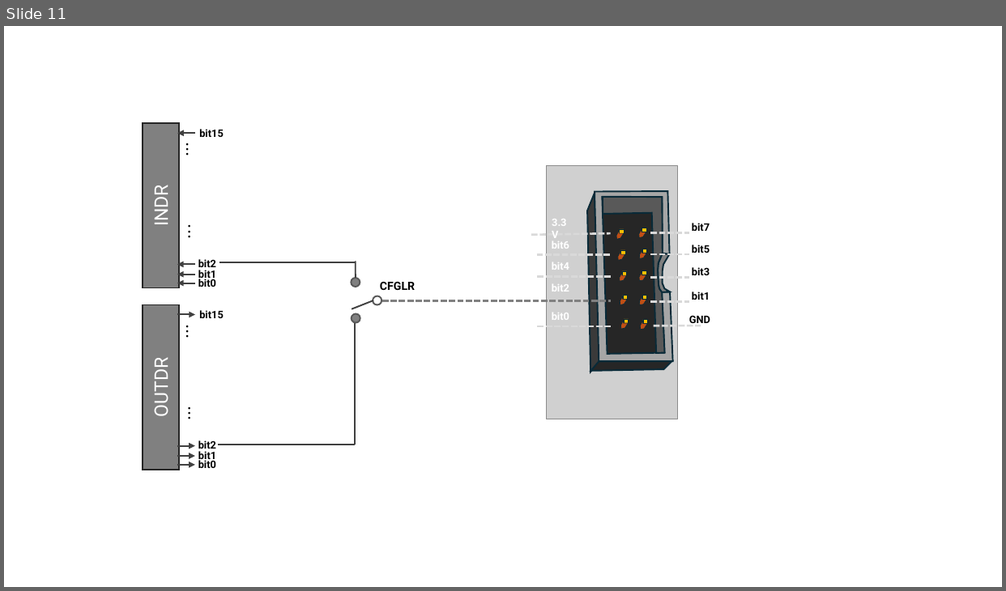
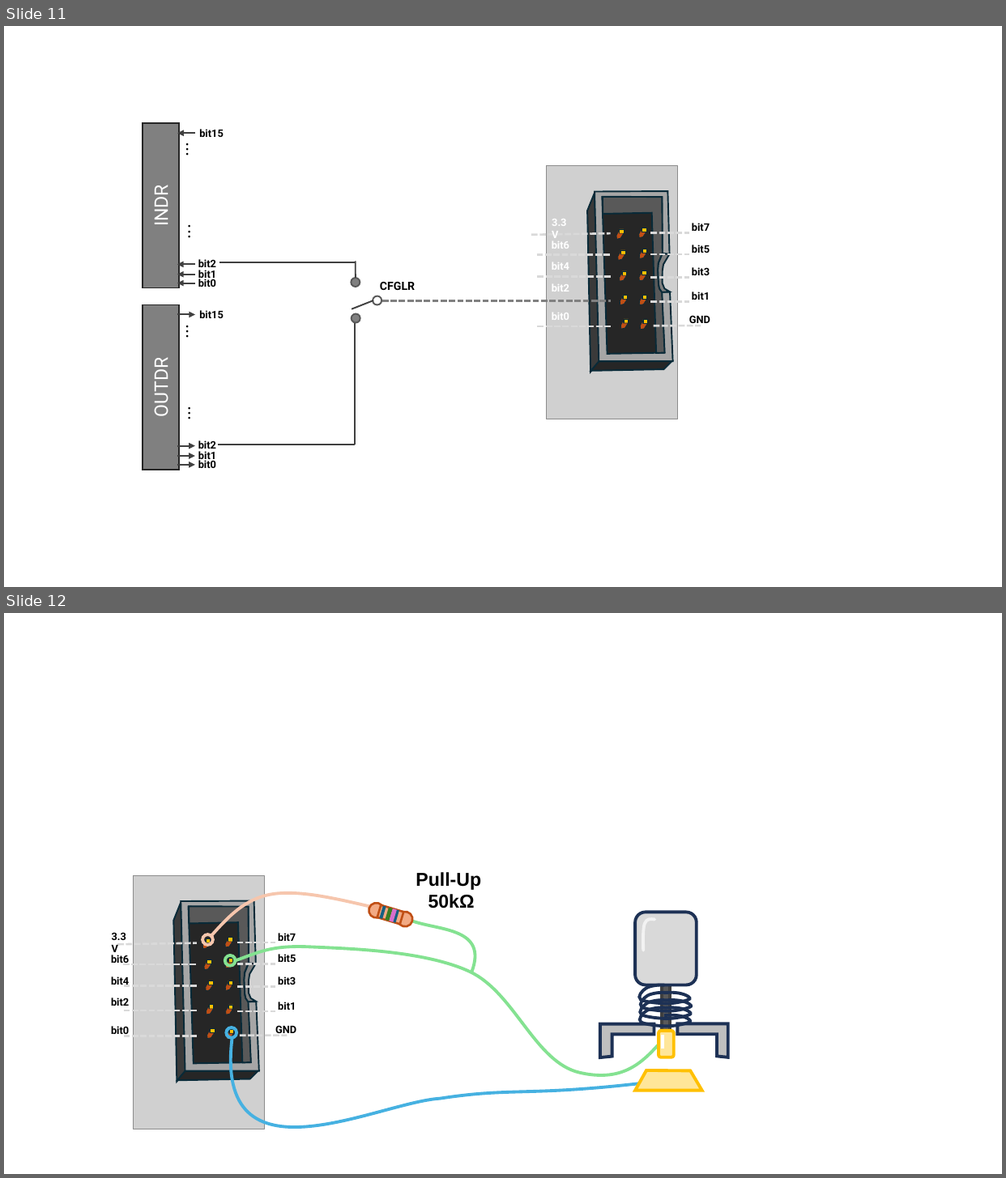
Before and after one commit to elias-at-chalmers/mop-lecture_notes-mirror, a slide deck: images/figures.pptx. Shown one above the other, each under a label of ours: slide 11 before the commit, slides 11 and 12 after it. The pictures are 1006x591 and 1006x1178 pixels, drawn with LibreOffice and Linux fonts; fonts in the diff are those of the drawing; grey boxes stand for pictures. Boxes give left, top, right and bottom in pixels: in the first picture for what was removed or moved away, otherwise in the second. Text is boxed around its words. In the diff, an @@ line names an element or a change of style, - is before the commit and + after.

```diff
--- a/images/figures.pptx
+++ b/images/figures.pptx
@@ slide 12 added at box(4, 613, 1002, 1174), background #FFFFFF @@
@@ text added at box(415, 872, 481, 909), 18 pt, text #000000, bold @@
+Pull-Up
+50kΩ
@@ freeform shape added at box(211, 893, 370, 935), outline #F6C6AD 3 pt @@
@@ group added at box(367, 901, 415, 929): 4 lines, 2 ellipses, 1 rectangle @@
@@ freeform shape added at box(412, 922, 475, 973), outline #84E291 3 pt @@
@@ rounded rectangle added at box(635, 913, 697, 985), fill #D9D9D9, outline #1E3256 3 pt @@
@@ freeform shape added at box(643, 919, 654, 951), outline #F2F2F2 3 pt @@
@@ ellipse added at box(202, 935, 213, 945), outline #F6C6AD 3 pt @@
@@ freeform shape added at box(234, 947, 663, 1076), outline #84E291 3 pt @@
@@ group added at box(111, 875, 296, 1130): 15 freeform shapes, 11 rectangles, 10 lines, 10 texts, 1 picture @@
+GND
+3.3V
+bit0
+bit2
+bit4
+bit6
+bit1
+bit3
+bit5
+bit7
@@ ellipse added at box(225, 956, 236, 966), outline #84E291 3 pt @@
@@ rectangle added at box(662, 985, 670, 1032), fill #595959, outline #404040 3 pt @@
@@ freeform shape added at box(600, 1024, 654, 1058), fill #BFBFBF, outline #1E3256 3 pt @@
@@ group added at box(640, 985, 691, 1026): 4 freeform shapes @@
@@ freeform shape added at box(678, 1024, 728, 1058), fill #BFBFBF, outline #1E3256 3 pt @@
@@ ellipse added at box(226, 1028, 236, 1038), outline #46B1E1 3 pt @@
@@ freeform shape added at box(231, 1039, 653, 1128), outline #46B1E1 3 pt @@
@@ rounded rectangle added at box(659, 1031, 674, 1058), fill #FFE699, outline #FFC000 3 pt @@
@@ line added from (663, 1035) to (663, 1050), #FFFFFF 3 pt @@
@@ freeform shape added at box(635, 1071, 701, 1091), fill #FFE699, outline #FFC000 3 pt @@
@@ line added from (670, 1065) to (648, 1074), #FFFFFF 3 pt @@
@@ line added from (682, 1066) to (651, 1078), #FFFFFF 3 pt @@
```
Also in this commit, not shown: 2 other slides added, 1 other file.
